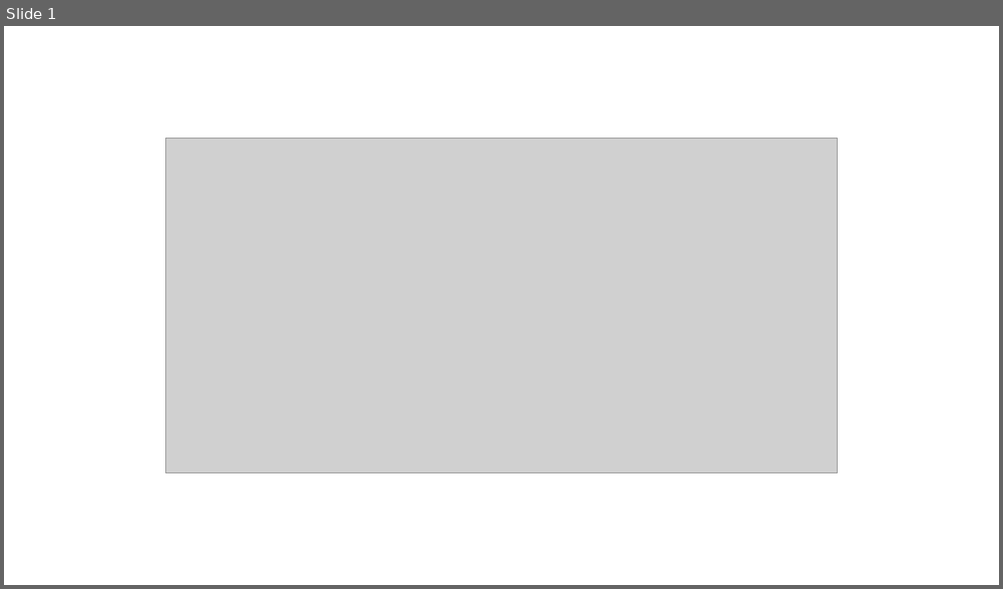
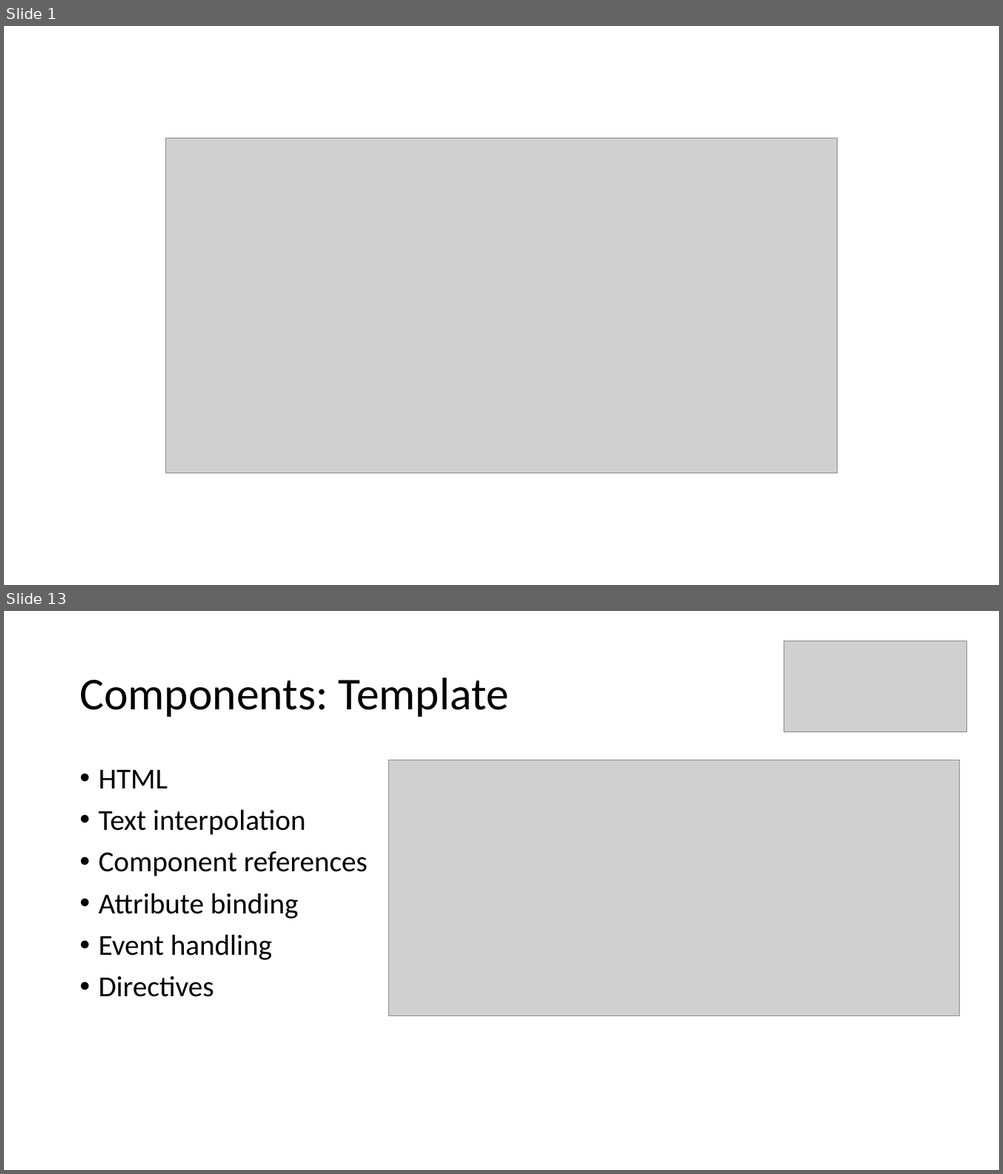
Before and after one commit to aljazsim/vue-masterclass-examples, a slide deck: Vuejs Masterclass.pptx. Shown one above the other, each under a label of ours: slide 1 before the commit, slides 1 and 13 after it; the slides between them are not shown. The pictures are 1003x589 and 1003x1174 pixels, drawn with LibreOffice and Linux fonts; fonts in the diff are those of the drawing; grey boxes stand for pictures. Boxes give left, top, right and bottom in pixels: in the first picture for what was removed or moved away, otherwise in the second. Text is boxed around its words. In the diff, an @@ line names an element or a change of style, - is before the commit and + after.

```diff
--- a/Vuejs Masterclass.pptx
+++ b/Vuejs Masterclass.pptx
@@ slide 13 added at <box>4,611,999,1170</box>, background #FFFFFF @@
@@ picture added at <box>784,641,967,732</box> @@
@@ title added at <box>79,678,509,717</box>, 44 pt, text #000000 @@
+Components: Template
@@ picture added at <box>388,760,959,1016</box> @@
@@ text added at <box>99,770,367,997</box>, 28 pt, text #000000 @@
+• HTML
+• Text interpolation
+• Component references
+• Attribute binding
+• Event handling
+• Directives
```
Also in this commit, not shown: 8 slides changed, 31 other slides added, 1 other file.
